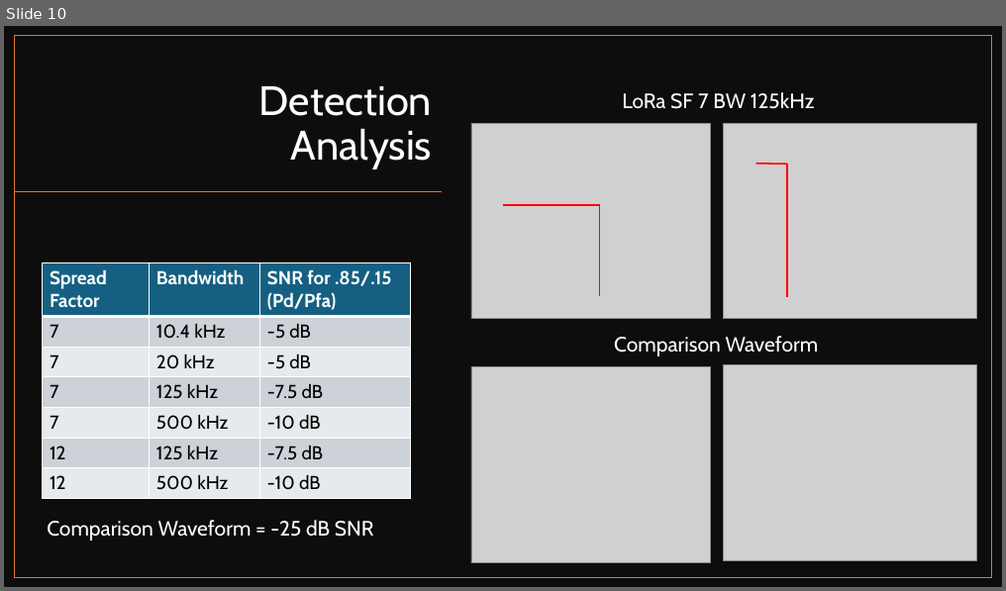
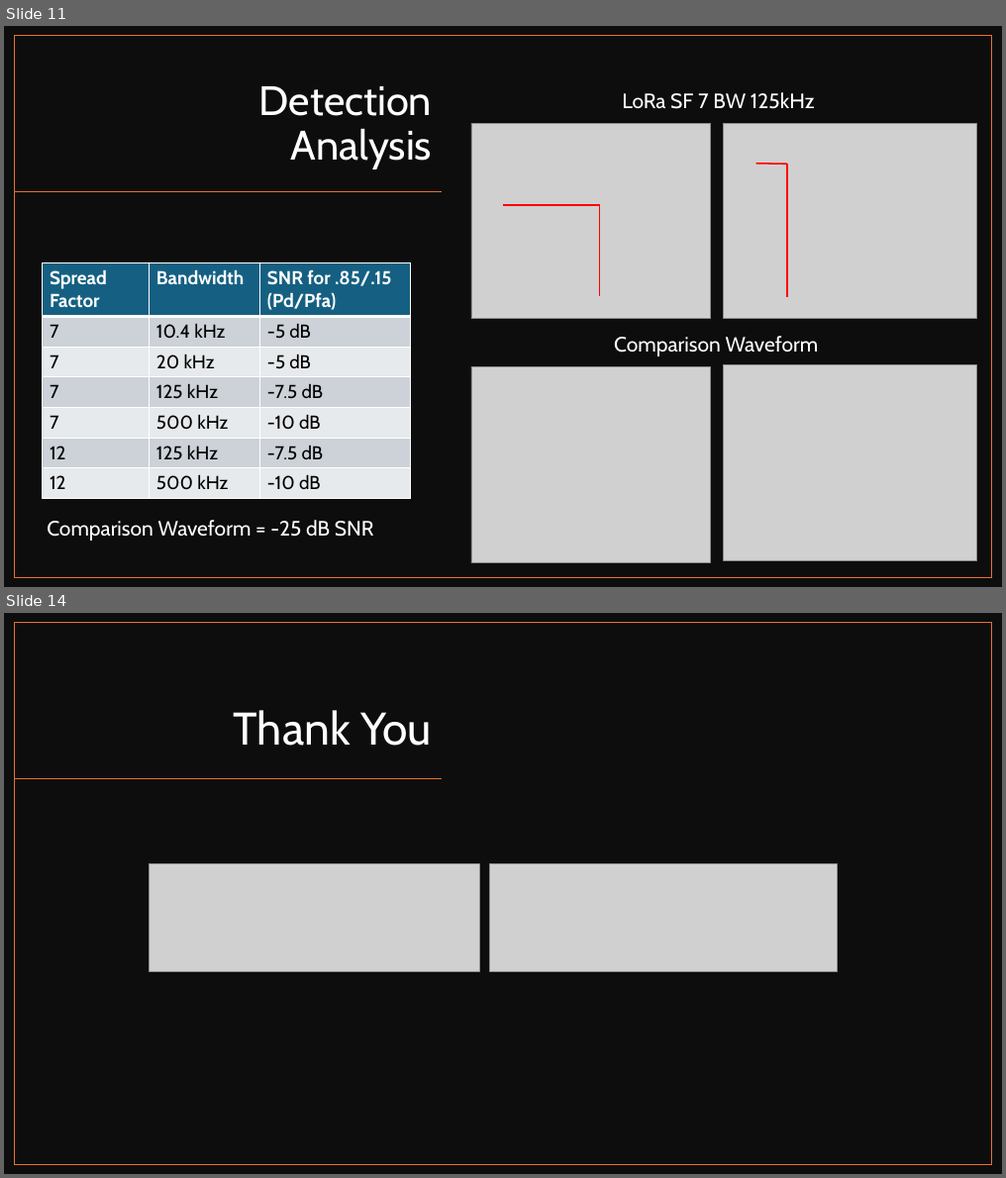
Before and after one commit to Brycycle/WES-CAPSTONE, a slide deck: Deliveries/Capstone Final Video_Bryce Rooney - Copy.pptx. Shown one above the other, each under a label of ours: slide 10 before the commit, slides 11 and 14 after it; the slides between them are not shown. The pictures are 1006x591 and 1006x1178 pixels, drawn with LibreOffice and Linux fonts; fonts in the diff are those of the drawing; grey boxes stand for pictures. Boxes give left, top, right and bottom in pixels: in the first picture for what was removed or moved away, otherwise in the second. Text is boxed around its words. In the diff, an @@ line names an element or a change of style, - is before the commit and + after.

```diff
--- a/Deliveries/Capstone Final Video_Bryce Rooney - Copy.pptx
+++ b/Deliveries/Capstone Final Video_Bryce Rooney - Copy.pptx
@@ slide 14 added at (x1=4, y1=613, x2=1002, y2=1174), background #FFFFFF @@
@@ rectangle added at (x1=4, y1=613, x2=1002, y2=1174), fill #0D0D0D @@
@@ rectangle added at (x1=15, y1=623, x2=992, y2=1165), outline #E97132 1 pt @@
@@ title added at (x1=234, y1=710, x2=432, y2=746), 44 pt, text #FFFFFF @@
+Thank You
@@ line added from (442, 779) to (15, 779), #E97132 1 pt @@
@@ picture added at (x1=150, y1=864, x2=479, y2=972) @@
@@ picture added at (x1=490, y1=864, x2=838, y2=972) @@
@@ what was slide 10 is now slide 11 @@
```
Also in this commit, not shown: 8 slides changed, 1 other slide added, 1 slide removed, 30 other files.
